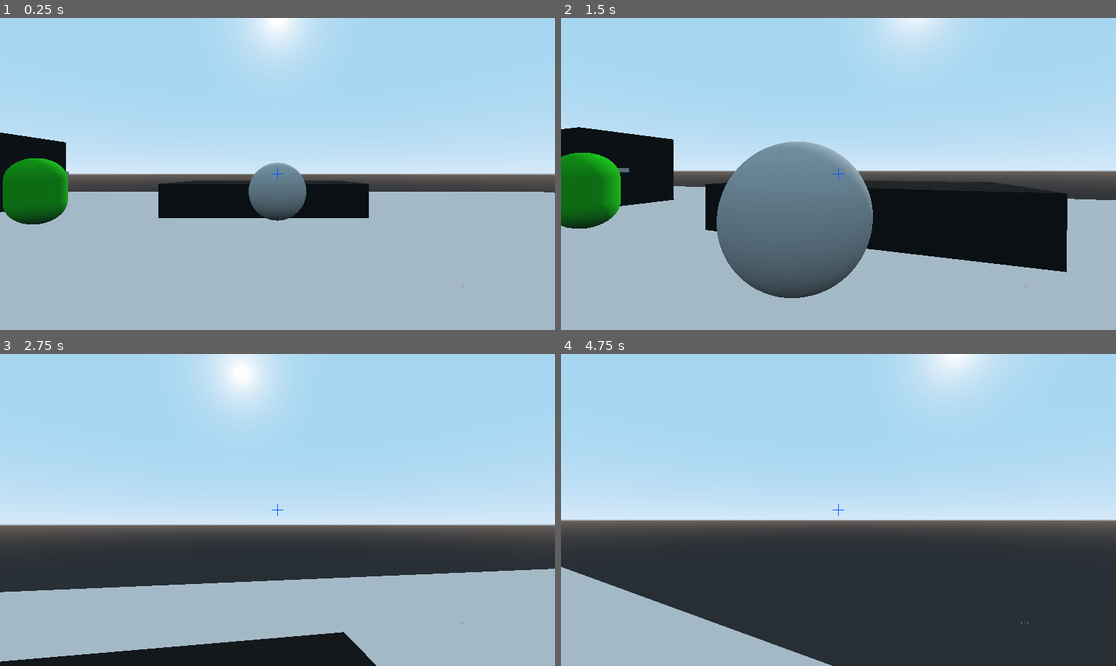
Above: before the commit, frames 1-4 (two rows, left to right).
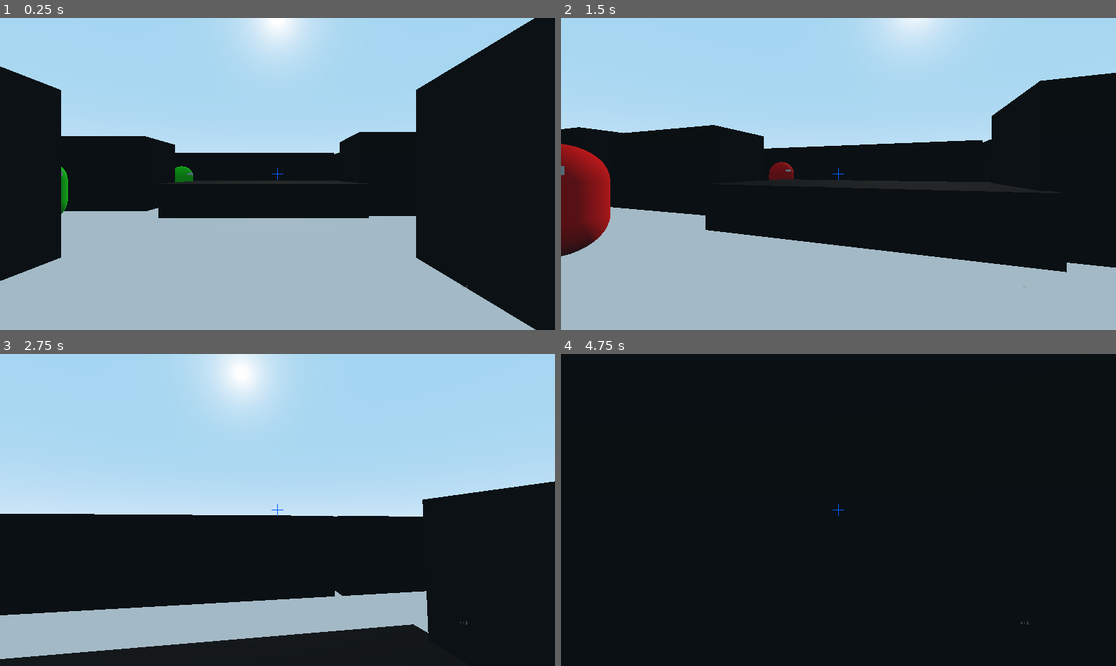
Above: after the commit, the same moments.

Repository: TheNoobBOBXD/Game2021
Game: Godot game, scene res://Scenes/World.tscn
Same seed, same stepped clock (60 frames per second), same inputs: the game is played once before the commit and once after it.
Inputs (mouse positions are in pixels of both pictures, inside the frame that each line leads up to):
- Up to frame 1 (0.25 s): no input
- Up to frame 2 (1.5 s): tap Enter at 0.5 s; move the mouse to (866, 174) at 0.52 s; hold W (move_forward) from 0.53 s (still down); tap Space (jump) at 0.6, 0.77, 1.07 s; move the mouse to (810, 174) at 1.27 s; tap E (Interact) at 1.35 s
- Up to frame 3 (2.75 s): keep holding W (move_forward); tap Space (jump) at 1.52, 1.55, 1.82, 2.3 s; move the mouse to (288, 503) at 2.02 s; click (288, 503) at 2.1 s
- Up to frame 4 (4.75 s): keep holding W (move_forward); move the mouse to (832, 516) at 2.77 s; tap Space (jump) at 2.85, 3.02, 3.32, 3.77, 3.8, 4.07, 4.52, 4.55 s; move the mouse to (877, 513) at 3.52 s; tap E (Interact) at 3.6 s; move the mouse to (794, 506) at 4.27 s; click (794, 506) at 4.35 s

The runs differ from the first frame. In frame 1, 37% of the frame differs, in the area x 0-100%, y 0-100%; in frame 2, 30%; in frame 3, 37%; in frame 4, 100%.

Commit message:
LevelKidna
EHHH

Diff:
--- a/PrisonEscape3D/Enemy/Enemy.gd
+++ b/PrisonEscape3D/Enemy/Enemy.gd
@@ -2,10 +2,10 @@
 
 export var gravity = 0.98 #mycode
 
-export var speed = 100
+export var speed = 500
 var space_state
 var target
-
+var camera_x_rotation = 0 #my
 var velocity = Vector3()#mycode
 
 func _ready():
@@ -25,8 +25,6 @@
 
 	velocity.y -= gravity#mycode
 	velocity = move_and_slide(velocity, Vector3.UP)#mycode
-#	if is_colliding() and collider.is_on_floor:
-#		velocity.y += jump_power
 
 
 func _on_Area_body_entered(body):
--- a/PrisonEscape3D/Enemy/Enemy.tscn
+++ b/PrisonEscape3D/Enemy/Enemy.tscn
@@ -31,10 +31,10 @@
 shape = SubResource( 4 )
 
 [node name="Area" type="Area" parent="."]
-transform = Transform( -4.37114e-08, 0, 1, 0, 1, 0, -1, 0, -4.37114e-08, 0, 0, -1.3 )
+transform = Transform( -1.04759e-07, 0, 2.39661, 0, 1.6848, 0, -1, 0, -4.37114e-08, 0, 0.3, -1.06556 )
 
 [node name="CollisionPolygon" type="CollisionPolygon" parent="Area"]
-transform = Transform( 1, 0, 0, 0, -4.37114e-08, 1, 0, -1, -4.37114e-08, 0, 0, 0 )
+transform = Transform( 1, 1.06581e-14, 0, 0, -4.37114e-08, 1, 0, -1, -4.37114e-08, 0, 0, 0 )
 polygon = PoolVector2Array( 0, 0, 15, 6, 15, -6 )
 
 [connection signal="body_entered" from="Area" to="." method="_on_Area_body_entered"]
--- a/PrisonEscape3D/Scenes/World.tscn
+++ b/PrisonEscape3D/Scenes/World.tscn
@@ -26,7 +26,19 @@
 transform = Transform( 1.41337, 0, 0, 0, 1.41337, 0, 0, 0, 1.41337, 0, 0, 0 )
 
 [node name="Enemy4" parent="." instance=ExtResource( 4 )]
-transform = Transform( 1, 0, 0, 0, 1, 0, 0, 0, 1, -10.8959, -0.250168, -10.1177 )
+transform = Transform( -0.258819, 0, -0.965926, 0, 1, 0, 0.965926, 0, -0.258819, -10.8959, -0.250168, -10.1177 )
+
+[node name="Enemy5" parent="." instance=ExtResource( 4 )]
+transform = Transform( -0.5, 0, 0.866025, 0, 1, 0, -0.866025, 0, -0.5, 9.406, -0.250168, -8.70264 )
+
+[node name="Enemy6" parent="." instance=ExtResource( 4 )]
+transform = Transform( -0.5, 0, -0.866025, 0, 1, 0, 0.866025, 0, -0.5, -8.98974, -0.250168, -20.9321 )
+
+[node name="Enemy7" parent="." instance=ExtResource( 4 )]
+transform = Transform( -0.258819, 0, 0.965926, 0, 1, 0, -0.965926, 0, -0.258819, -12.5274, -0.250168, -20.9321 )
+
+[node name="Enemy8" parent="." instance=ExtResource( 4 )]
+transform = Transform( -0.999999, 0, 8.4344e-08, 0, 1, 0, -8.4344e-08, 0, -0.999999, -24.5554, -0.250168, -18.8095 )
 
 [node name="Player" parent="." instance=ExtResource( 1 )]
 jump_power = 25
@@ -59,6 +71,172 @@
 [node name="StaticBody" type="StaticBody" parent="Jumpplat4"]
 
 [node name="CollisionShape" type="CollisionShape" parent="Jumpplat4/StaticBody"]
+transform = Transform( 1, 0, 0, 0, 1, 0, 0, 0, 1, 0, 0, 0 )
+shape = SubResource( 2 )
+
+[node name="Jumpplat5" type="MeshInstance" parent="."]
+transform = Transform( 5.42524, 0, 0, 0, -8.39258e-08, -2.58952, 0, 1.92, -1.13191e-07, 9.9054, 0.302406, -14.0509 )
+mesh = SubResource( 1 )
+material/0 = SubResource( 3 )
+
+[node name="StaticBody" type="StaticBody" parent="Jumpplat5"]
+
+[node name="CollisionShape" type="CollisionShape" parent="Jumpplat5/StaticBody"]
+transform = Transform( 1, 0, 0, 0, 1, 0, 0, 0, 1, 0, 0, 0 )
+shape = SubResource( 2 )
+
+[node name="Jumpplat6" type="MeshInstance" parent="."]
+transform = Transform( 5.42524, 0, 0, 0, -8.39258e-08, -2.58952, 0, 1.92, -1.13191e-07, -9.19787, 0.302406, -26.0789 )
+mesh = SubResource( 1 )
+material/0 = SubResource( 3 )
+
+[node name="StaticBody" type="StaticBody" parent="Jumpplat6"]
+
+[node name="CollisionShape" type="CollisionShape" parent="Jumpplat6/StaticBody"]
+transform = Transform( 1, 0, 0, 0, 1, 0, 0, 0, 1, 0, 0, 0 )
+shape = SubResource( 2 )
+
+[node name="Jumpplat12" type="MeshInstance" parent="."]
+transform = Transform( 5.42524, 0, 0, 0, -8.39258e-08, -2.58952, 0, 1.92, -1.13191e-07, 0.70753, 0.302406, -26.0789 )
+mesh = SubResource( 1 )
+material/0 = SubResource( 3 )
+
+[node name="StaticBody" type="StaticBody" parent="Jumpplat12"]
+
+[node name="CollisionShape" type="CollisionShape" parent="Jumpplat12/StaticBody"]
+transform = Transform( 1, 0, 0, 0, 1, 0, 0, 0, 1, 0, 0, 0 )
+shape = SubResource( 2 )
+
+[node name="Jumpplat13" type="MeshInstance" parent="."]
+transform = Transform( 5.42524, 0, 0, 0, -8.39258e-08, -2.58952, 0, 1.92, -1.13191e-07, 12.028, 0.302406, -26.0789 )
+mesh = SubResource( 1 )
+material/0 = SubResource( 3 )
+
+[node name="StaticBody" type="StaticBody" parent="Jumpplat13"]
+
+[node name="CollisionShape" type="CollisionShape" parent="Jumpplat13/StaticBody"]
+transform = Transform( 1, 0, 0, 0, 1, 0, 0, 0, 1, 0, 0, 0 )
+shape = SubResource( 2 )
+
+[node name="Jumpplat14" type="MeshInstance" parent="."]
+transform = Transform( 5.42524, 0, 0, 0, -8.39258e-08, -2.58952, 0, 1.92, -1.13191e-07, 22.6409, 0.302406, -26.0789 )
+mesh = SubResource( 1 )
+material/0 = SubResource( 3 )
+
+[node name="StaticBody" type="StaticBody" parent="Jumpplat14"]
+
+[node name="CollisionShape" type="CollisionShape" parent="Jumpplat14/StaticBody"]
+transform = Transform( 1, 0, 0, 0, 1, 0, 0, 0, 1, 0, 0, 0 )
+shape = SubResource( 2 )
+
+[node name="Jumpplat15" type="MeshInstance" parent="."]
+transform = Transform( -2.37145e-07, -1.92, 1.13191e-07, 0, -8.39258e-08, -2.58952, 5.42524, -8.39258e-08, 4.94776e-15, 29.0087, 0.302406, -19.7111 )
+mesh = SubResource( 1 )
+material/0 = SubResource( 3 )
+
+[node name="StaticBody" type="StaticBody" parent="Jumpplat15"]
+
+[node name="CollisionShape" type="CollisionShape" parent="Jumpplat15/StaticBody"]
+transform = Transform( 1, 0, 0, 0, 1, 0, 0, 0, 1, 0, 0, 0 )
+shape = SubResource( 2 )
+
+[node name="Jumpplat16" type="MeshInstance" parent="."]
+transform = Transform( -2.37145e-07, -1.92, 1.13191e-07, 0, -8.39258e-08, -2.58952, 5.42524, -8.39258e-08, 4.94776e-15, -18.3958, 0.302406, -4.14549 )
+mesh = SubResource( 1 )
+material/0 = SubResource( 3 )
+
+[node name="StaticBody" type="StaticBody" parent="Jumpplat16"]
+
+[node name="CollisionShape" type="CollisionShape" parent="Jumpplat16/StaticBody"]
+transform = Transform( 1, 0, 0, 0, 1, 0, 0, 0, 1, 0, 0, 0 )
+shape = SubResource( 2 )
+
+[node name="Jumpplat18" type="MeshInstance" parent="."]
+transform = Transform( -5.42524, 1.67852e-07, -9.89551e-15, 0, -8.39258e-08, -2.58952, -4.74289e-07, -1.92, 1.13191e-07, -11.3205, 0.302406, -4.14549 )
+mesh = SubResource( 1 )
+material/0 = SubResource( 3 )
+
+[node name="StaticBody" type="StaticBody" parent="Jumpplat18"]
+
+[node name="CollisionShape" type="CollisionShape" parent="Jumpplat18/StaticBody"]
+transform = Transform( 1, 0, 0, 0, 1, 0, 0, 0, 1, 0, 0, 0 )
+shape = SubResource( 2 )
+
+[node name="Jumpplat19" type="MeshInstance" parent="."]
+transform = Transform( -5.42524, 1.67852e-07, -9.89551e-15, 0, -8.39258e-08, -2.58952, -4.74289e-07, -1.92, 1.13191e-07, -13.4431, 0.302406, -15.4659 )
+mesh = SubResource( 1 )
+material/0 = SubResource( 3 )
+
+[node name="StaticBody" type="StaticBody" parent="Jumpplat19"]
+
+[node name="CollisionShape" type="CollisionShape" parent="Jumpplat19/StaticBody"]
+transform = Transform( 1, 0, 0, 0, 1, 0, 0, 0, 1, 0, 0, 0 )
+shape = SubResource( 2 )
+
+[node name="Jumpplat17" type="MeshInstance" parent="."]
+transform = Transform( -5.42524, 1.67852e-07, -9.89551e-15, 0, -8.39258e-08, -2.58952, -4.74289e-07, -1.92, 1.13191e-07, 9.19786, 0.302406, -4.14549 )
+mesh = SubResource( 1 )
+material/0 = SubResource( 3 )
+
+[node name="StaticBody" type="StaticBody" parent="Jumpplat17"]
+
+[node name="CollisionShape" type="CollisionShape" parent="Jumpplat17/StaticBody"]
+transform = Transform( 1, 0, 0, 0, 1, 0, 0, 0, 1, 0, 0, 0 )
+shape = SubResource( 2 )
+
+[node name="Jumpplat7" type="MeshInstance" parent="."]
+transform = Transform( 5.42524, 0, 0, 0, -8.39258e-08, -2.58952, 0, 1.92, -1.13191e-07, -19.8108, 0.302406, -26.0789 )
+mesh = SubResource( 1 )
+material/0 = SubResource( 3 )
+
+[node name="StaticBody" type="StaticBody" parent="Jumpplat7"]
+
+[node name="CollisionShape" type="CollisionShape" parent="Jumpplat7/StaticBody"]
+transform = Transform( 1, 0, 0, 0, 1, 0, 0, 0, 1, 0, 0, 0 )
+shape = SubResource( 2 )
+
+[node name="Jumpplat8" type="MeshInstance" parent="."]
+transform = Transform( 5.42524, 0, 0, 0, -8.39258e-08, -2.58952, 0, 1.92, -1.13191e-07, -27.5936, 0.302406, -26.0789 )
+mesh = SubResource( 1 )
+material/0 = SubResource( 3 )
+
+[node name="StaticBody" type="StaticBody" parent="Jumpplat8"]
+
+[node name="CollisionShape" type="CollisionShape" parent="Jumpplat8/StaticBody"]
+transform = Transform( 1, 0, 0, 0, 1, 0, 0, 0, 1, 0, 0, 0 )
+shape = SubResource( 2 )
+
+[node name="Jumpplat9" type="MeshInstance" parent="."]
+transform = Transform( -2.37145e-07, -1.92, 1.13191e-07, 0, -8.39258e-08, -2.58952, 5.42524, -8.39258e-08, 4.94776e-15, -31.1313, 0.302406, -19.0036 )
+mesh = SubResource( 1 )
+material/0 = SubResource( 3 )
+
+[node name="StaticBody" type="StaticBody" parent="Jumpplat9"]
+
+[node name="CollisionShape" type="CollisionShape" parent="Jumpplat9/StaticBody"]
+transform = Transform( 1, 0, 0, 0, 1, 0, 0, 0, 1, 0, 0, 0 )
+shape = SubResource( 2 )
+
+[node name="Jumpplat10" type="MeshInstance" parent="."]
+transform = Transform( -2.37145e-07, -1.92, 1.13191e-07, 0, -8.39258e-08, -2.58952, 5.42524, -8.39258e-08, 4.94776e-15, -31.1313, 0.302406, -8.39067 )
+mesh = SubResource( 1 )
+material/0 = SubResource( 3 )
+
+[node name="StaticBody" type="StaticBody" parent="Jumpplat10"]
+
+[node name="CollisionShape" type="CollisionShape" parent="Jumpplat10/StaticBody"]
+transform = Transform( 1, 0, 0, 0, 1, 0, 0, 0, 1, 0, 0, 0 )
+shape = SubResource( 2 )
+
+[node name="Jumpplat11" type="MeshInstance" parent="."]
+transform = Transform( -2.37145e-07, -1.92, 1.13191e-07, 0, -8.39258e-08, -2.58952, 5.42524, -8.39258e-08, 4.94776e-15, -31.1313, 0.302406, 1.51474 )
+mesh = SubResource( 1 )
+material/0 = SubResource( 3 )
+
+[node name="StaticBody" type="StaticBody" parent="Jumpplat11"]
+
+[node name="CollisionShape" type="CollisionShape" parent="Jumpplat11/StaticBody"]
+transform = Transform( 1, 0, 0, 0, 1, 0, 0, 0, 1, 0, 0, 0 )
 shape = SubResource( 2 )
 
 [node name="Wall" type="MeshInstance" parent="."]
@@ -123,22 +301,22 @@
 [node name="Enemy" type="StaticBody" parent="." groups=[
 "Enemies",
 ]]
-transform = Transform( 1, 0, 0, 0, 1, 0, 0, 0, 1, 0, 0, -7.78281 )
+transform = Transform( 1, 0, 0, 0, 1, 0, 0, 0, 1, 24.7635, 0, -7.78281 )
 
 [node name="MeshInstance" type="MeshInstance" parent="Enemy"]
 mesh = SubResource( 5 )
 material/0 = null
 
 [node name="CollisionShape" type="CollisionShape" parent="Enemy"]
+transform = Transform( 1, 0, 0, 0, 1, 0, 0, 0, 1, 0, 0, 0 )
 shape = SubResource( 6 )
 
 [node name="Enemy2" type="StaticBody" parent="." groups=[
 "Enemies",
 ]]
-transform = Transform( 1, 0, 0, 0, 1, 0, 0, 0, 1, -21.335, 0, -14.7454 )
+transform = Transform( 1, 0, 0, 0, 1, 0, 0, 0, 1, -23.4576, 0, -14.7454 )
 
 [node name="MeshInstance" type="MeshInstance" parent="Enemy2"]
-transform = Transform( 1, 0, 0, 0, 1, 0, 0, 0, 1, 0, 0, 0 )
 mesh = SubResource( 5 )
 material/0 = null
 
Not shown, added: PrisonEscape3D/MyWeapons/AK47.blend
Not shown, added: PrisonEscape3D/MyWeapons/Ammo_Box.blend
Not shown, added: PrisonEscape3D/MyWeapons/Pistol.blend
Not shown, added: PrisonEscape3D/MyWeapons/Pistol.blend1
Not shown, changed: PrisonEscape3D/Weapons/WeaponsPack_V.1/BLEND/AssaultRifleAmmo_Box.blend
Not shown, changed: PrisonEscape3D/Weapons/WeaponsPack_V.1/BLEND/AssaultRifleAmmo_Box.blend1
Not shown, changed: PrisonEscape3D/Weapons/WeaponsPack_V.1/BLEND/AssaultRifle_01.blend
Not shown, changed: PrisonEscape3D/Weapons/WeaponsPack_V.1/BLEND/AssaultRifle_01.blend1
